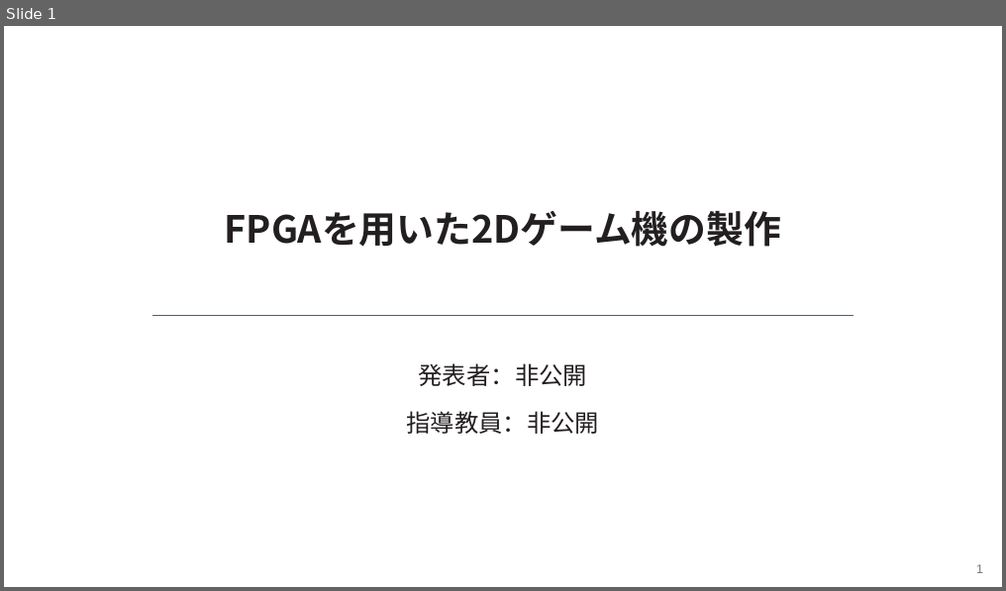
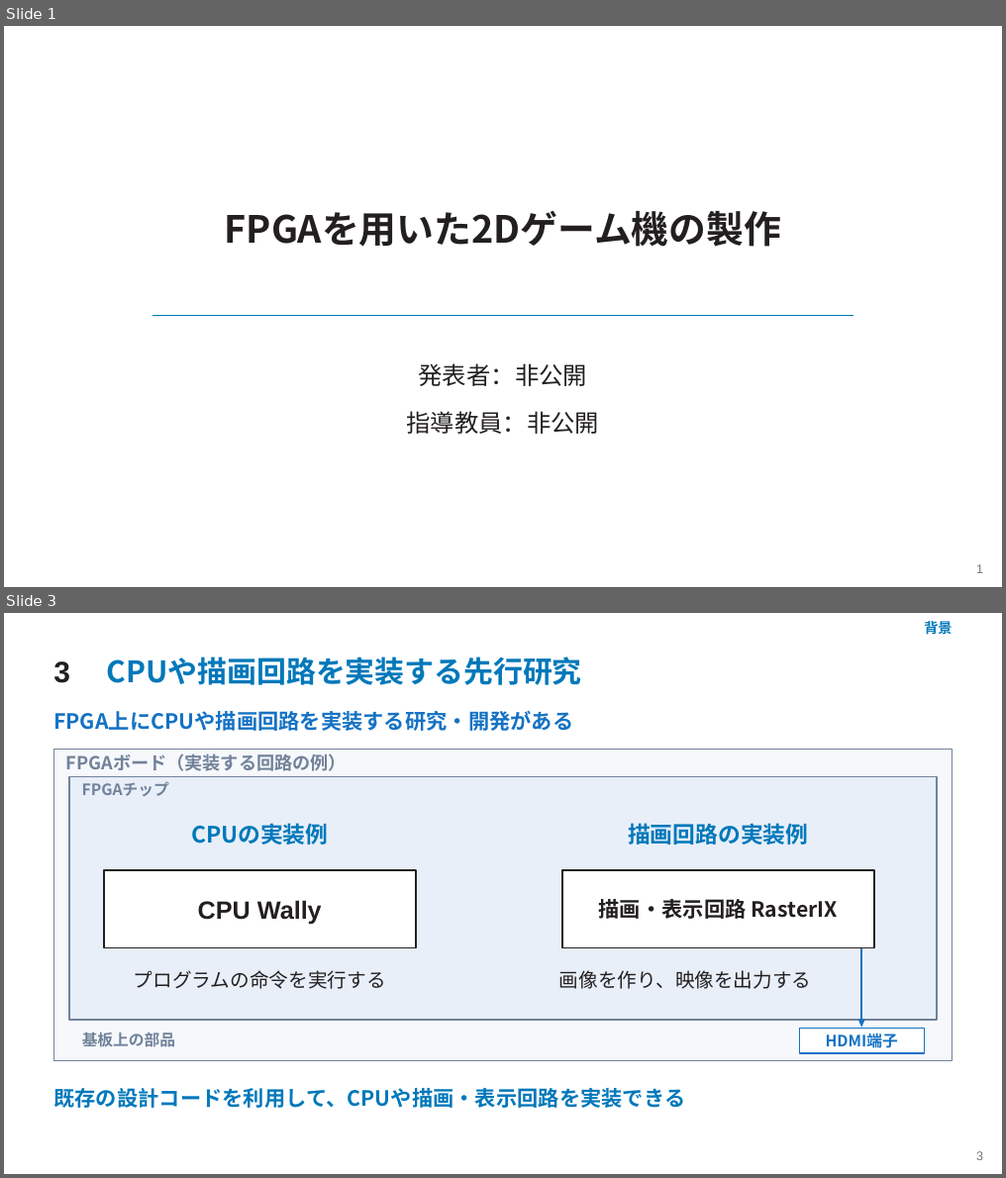
Before and after one commit to SoshiroFujimori/wally-game-console-research, a slide deck: docs/presentation/中間発表_主要事項.pptx. Shown one above the other, each under a label of ours: slide 1 before the commit, slides 1 and 3 after it; the slides between them are not shown. The pictures are 1006x591 and 1006x1178 pixels, drawn with LibreOffice and Linux fonts; fonts in the diff are those of the drawing. Boxes give left, top, right and bottom in pixels: in the first picture for what was removed or moved away, otherwise in the second. Text is boxed around its words. In the diff, an @@ line names an element or a change of style, - is before the commit and + after.

```diff
--- a/docs/presentation/中間発表_主要事項.pptx
+++ b/docs/presentation/中間発表_主要事項.pptx
@@ slide 3 added at (x1=4, y1=613, x2=1002, y2=1174), background #FFFFFF @@
@@ text added at (x1=924, y1=619, x2=951, y2=638), 13.5 pt, text #0078BA, bold @@
+背景
@@ text added at (x1=54, y1=662, x2=70, y2=683), 28.5 pt, text #231F20, bold @@
+3
@@ text added at (x1=107, y1=657, x2=582, y2=685), 28.5 pt, text #0078BA, bold @@
+CPUや描画回路を実装する先行研究
@@ text added at (x1=54, y1=711, x2=573, y2=731), 20.2 pt, text #1572C3, bold @@
+FPGA上にCPUや描画回路を実装する研究・開発がある
@@ rectangle added at (x1=54, y1=750, x2=952, y2=1061), fill #F6F8FC, outline #718299 1.13 pt @@
@@ text added at (x1=66, y1=754, x2=347, y2=771), 17.2 pt, text #718299, bold @@
+FPGAボード（実装する回路の例）
@@ rectangle added at (x1=70, y1=777, x2=937, y2=1020), fill #E8EFF9, outline #718299 1.35 pt @@
@@ text added at (x1=82, y1=781, x2=169, y2=796), 15 pt, text #718299, bold @@
+FPGAチップ
@@ text added at (x1=191, y1=823, x2=328, y2=845), 21.8 pt, text #0078BA, bold @@
+CPUの実装例
@@ text added at (x1=628, y1=823, x2=808, y2=845), 21.8 pt, text #0078BA, bold @@
+描画回路の実装例
@@ rectangle added at (x1=104, y1=870, x2=416, y2=949), fill #FFFFFF, outline #231F20 1.73 pt @@
@@ rectangle added at (x1=562, y1=870, x2=874, y2=949), fill #FFFFFF, outline #231F20 1.73 pt @@
@@ text added at (x1=198, y1=900, x2=322, y2=924), 24 pt, text #231F20, bold @@
+CPU Wally
@@ text added at (x1=599, y1=899, x2=837, y2=919), 20.2 pt, text #231F20, bold @@
+描画・表示回路 RasterIX
@@ freeform shape added at (x1=860, y1=948, x2=862, y2=1021), fill #1572C3 @@
@@ text added at (x1=134, y1=970, x2=386, y2=989), 18.8 pt, text #231F20 @@
+プログラムの命令を実行する
@@ text added at (x1=559, y1=970, x2=812, y2=989), 18.8 pt, text #231F20 @@
+画像を作り、映像を出力する
@@ freeform shape added at (x1=858, y1=1020, x2=865, y2=1028), fill #1572C3 @@
@@ text added at (x1=82, y1=1032, x2=175, y2=1048), 15 pt, text #718299, bold @@
+基板上の部品
@@ rectangle added at (x1=799, y1=1029, x2=924, y2=1054), fill #FFFFFF, outline #1572C3 1.35 pt @@
@@ text added at (x1=826, y1=1033, x2=898, y2=1049), 15 pt, text #1572C3, bold @@
+HDMI端子
@@ text added at (x1=54, y1=1088, x2=685, y2=1108), 20.2 pt, text #0078BA, bold @@
+既存の設計コードを利用して、CPUや描画・表示回路を実装できる
@@ text added at (x1=976, y1=1152, x2=983, y2=1160), 12 pt, text #777777 @@
+3
```
Also in this commit, not shown: 24 slides changed, 1 other slide added, 3 slides removed, 40 other files.
